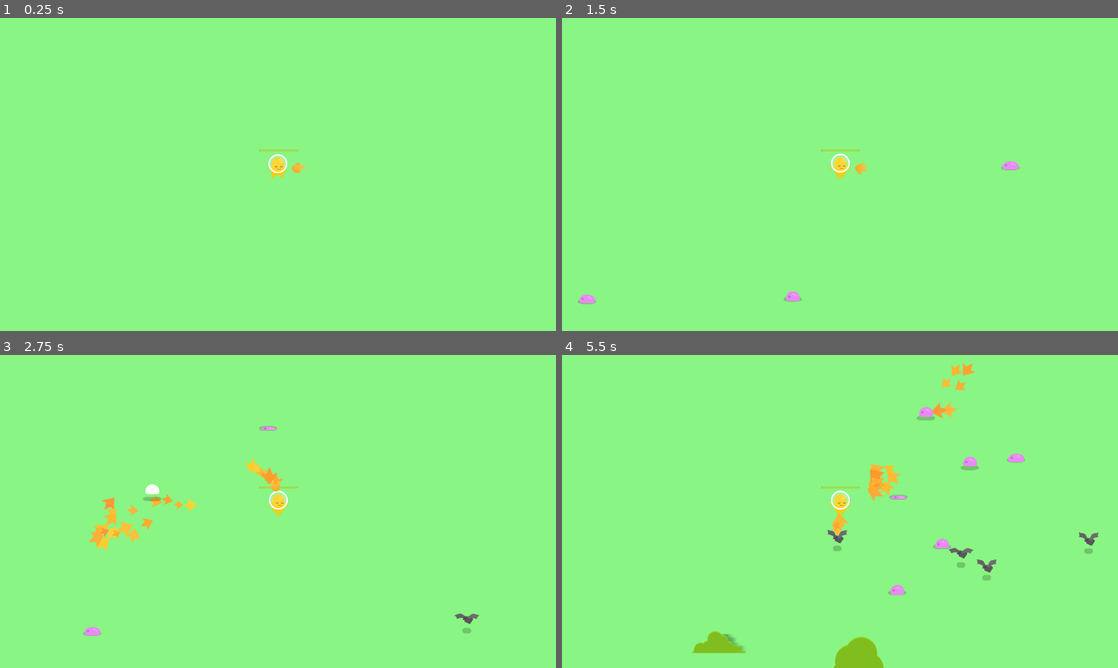
Above: before the commit, frames 1-4 (two rows, left to right).
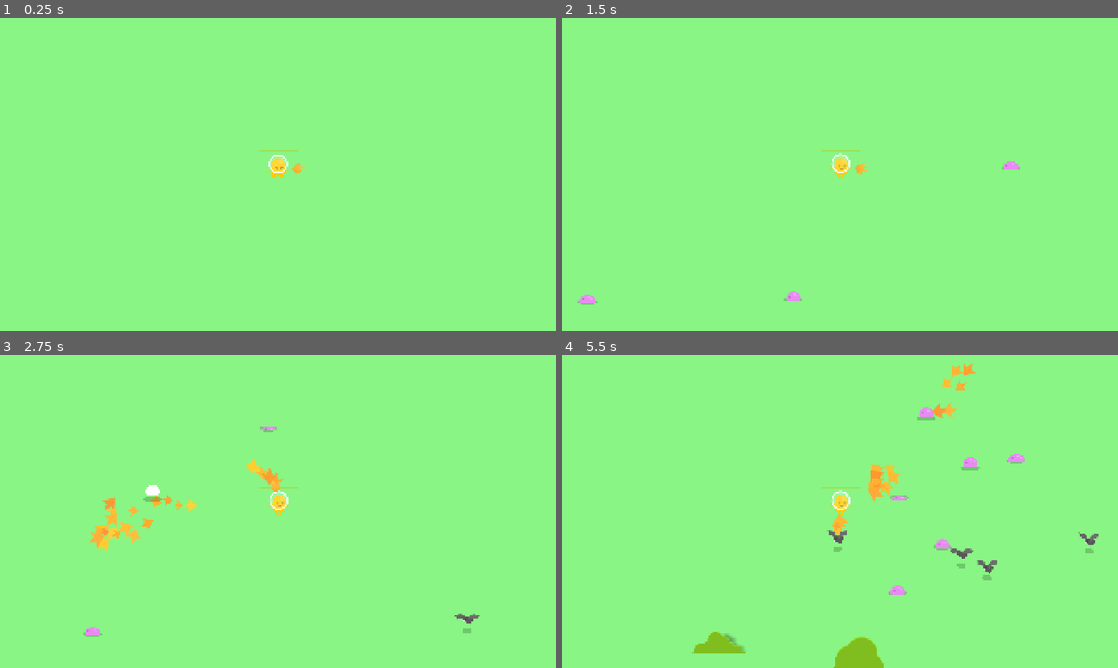
Above: after the commit, the same moments.

Repository: Radhamante/GODOT-Survivor
Game: Godot game, scene res://survivor_game.tscn
Two runs of this game, one before a commit and one after it. Both use one fixed random seed, a clock stepped at 60 frames per second and the inputs below.
Inputs:
- Up to frame 1 (0.25 s): no input
- Up to frame 2 (1.5 s): tap Enter at 0.5 s; hold D (move_right) 0.53-1.28 s; tap Space (ui_select) at 0.77 s; hold S (move_down) from 1.28 s (still down)
- Up to frame 3 (2.75 s): tap Space (ui_select) at 1.52 s; release S (move_down) at 2.03 s; hold D (move_right) from 2.03 s (still down)
- Up to frame 4 (5.5 s): release D (move_right) at 2.78 s; hold W (move_up) 2.78-3.53 s; tap Space (ui_select) at 3.02, 3.77, 4.52 s; hold A (move_left) 3.53-5.03 s; hold S (move_down) from 5.03 s (still down)

The runs differ from the first frame. In frame 1, 0.1% of the frame differs, in the area x 46-55%, y 42-52%; in frame 2, 0.2%; in frame 3, 0.5%; in frame 4, 0.7%, in the area x 23-97%, y 2-100%.

Commit message:
fix : export

Diff:
--- a/project.godot
+++ b/project.godot
@@ -74,9 +74,10 @@
 
 [application]
 
-config/name="Your First 2D Game With Godot 4: START (GDQuest)"
+config/name="simple-survivor"
 run/main_scene="uid://cpvj8xnphfau1"
 config/features=PackedStringArray("4.4", "Forward Plus")
+config/icon="uid://dsw7y0enp8lf7"
 
 [audio]
 
@@ -86,7 +87,8 @@
 
 window/size/viewport_width=1920
 window/size/viewport_height=1080
-window/stretch/mode="viewport"
+window/stretch/mode="canvas_items"
+window/stretch/aspect="expand"
 
 [dotnet]
 
Not shown, added: export_presets.cfg
Not shown, changed: .gitignore
